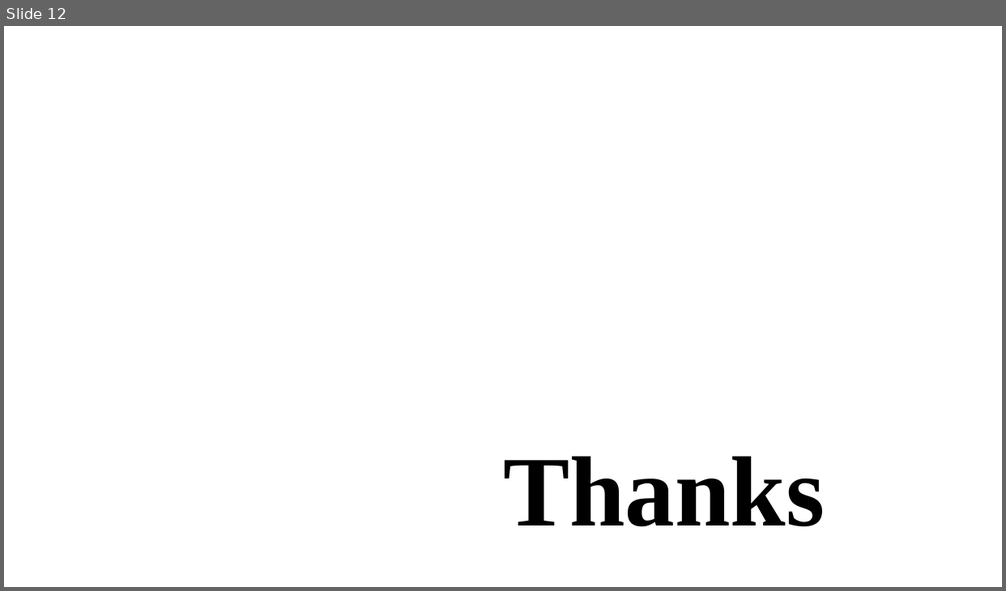
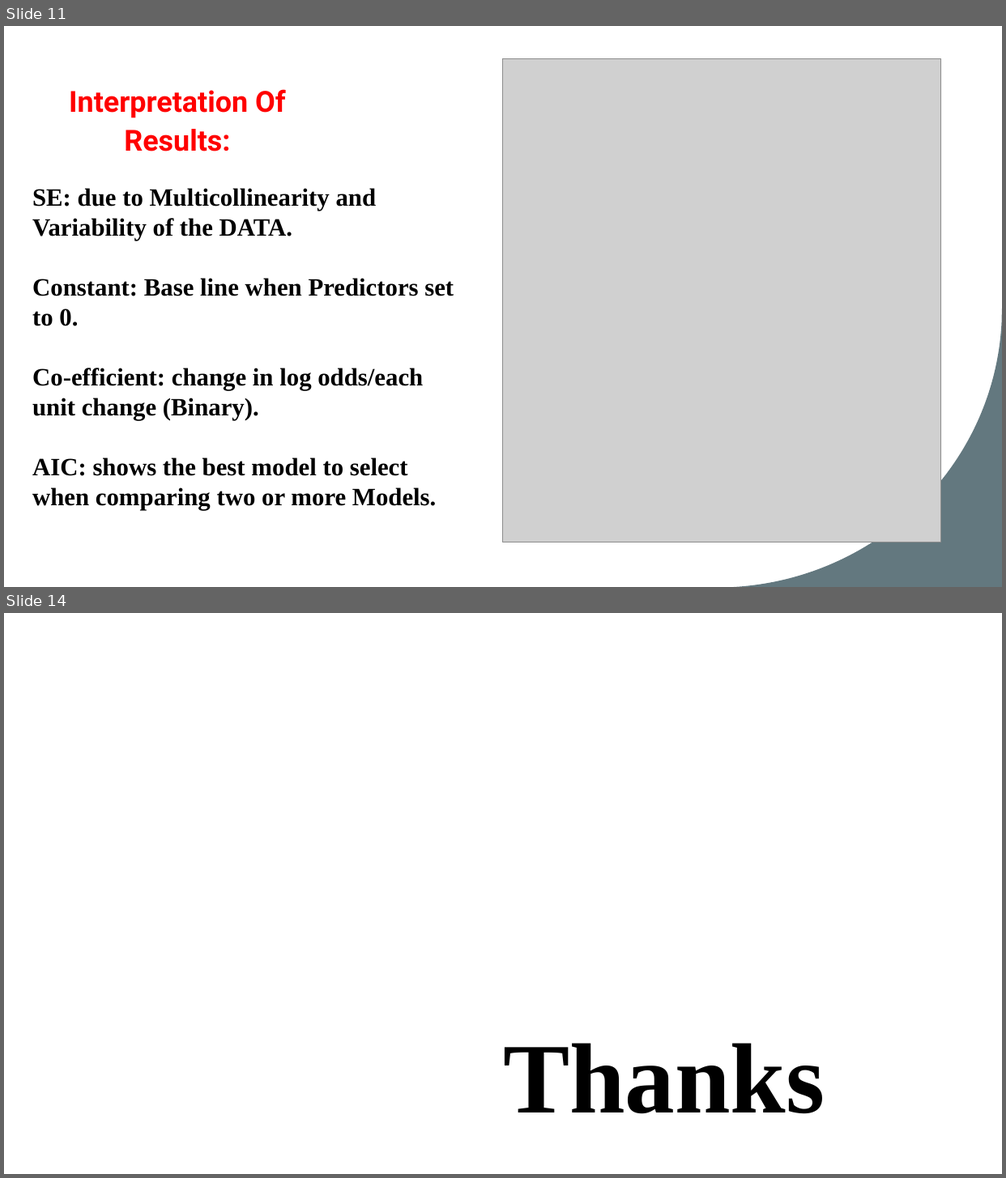
Before and after one commit to vinay-polanki/ATC_R_Project, a slide deck: Atc & Visualisation.pptx. Shown one above the other, each under a label of ours: slide 12 before the commit, slides 11 and 14 after it; the slides between them are not shown. The pictures are 1006x591 and 1006x1178 pixels, drawn with LibreOffice and Linux fonts; fonts in the diff are those of the drawing; grey boxes stand for pictures; background and template pictures are left out. Boxes give left, top, right and bottom in pixels: in the first picture for what was removed or moved away, otherwise in the second. Text is boxed around its words. In the diff, an @@ line names an element or a change of style, - is before the commit and + after.

```diff
--- a/Atc & Visualisation.pptx
+++ b/Atc & Visualisation.pptx
@@ slide 11 added at [4,26,1002,587], background #FFFFFF @@
@@ rectangle added at [4,26,1002,587], fill #FFFFFF @@
@@ picture added at [503,59,941,543] @@
@@ text added at [69,89,286,152], 28 pt, text #FF0000, bold @@
+Interpretation Of Results:
@@ text added at [32,188,454,510], 24 pt, text #000000, bold @@
+SE: due to Multicollinearity and Variability of the DATA.
+Constant: Base line when Predictors set to 0.
+Co-efficient: change in log odds/each unit change (Binary).
+AIC: shows the best model to select when comparing two or more Models.
@@ freeform shape added at [725,309,1002,587], fill #63787F @@
@@ what was slide 12 is now slide 14 @@
```
Also in this commit, not shown: 6 slides changed, 1 other slide added.
